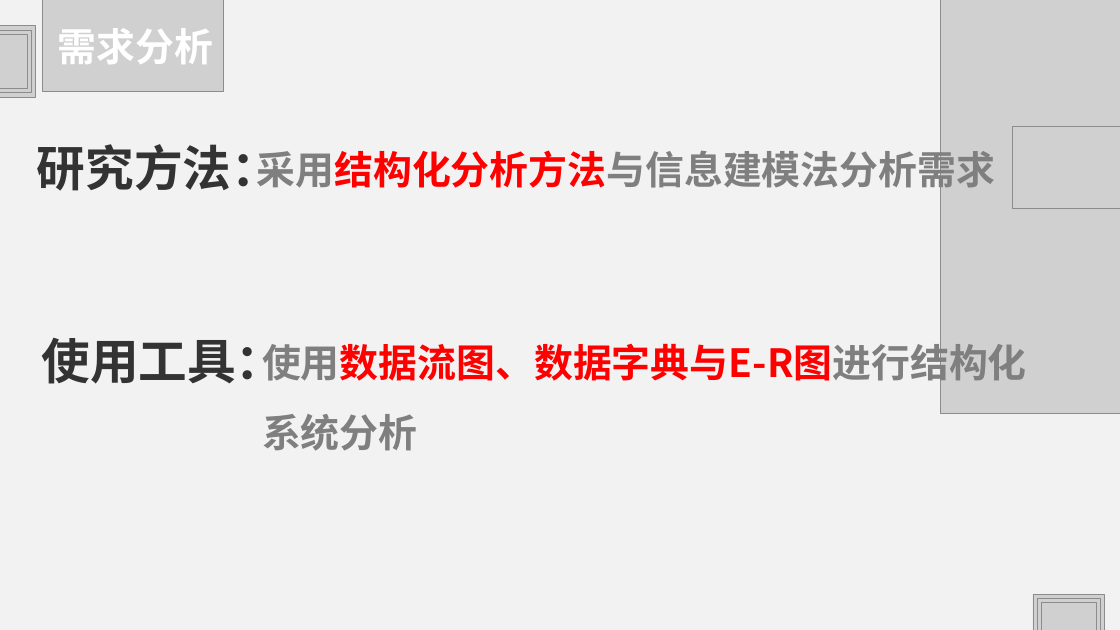
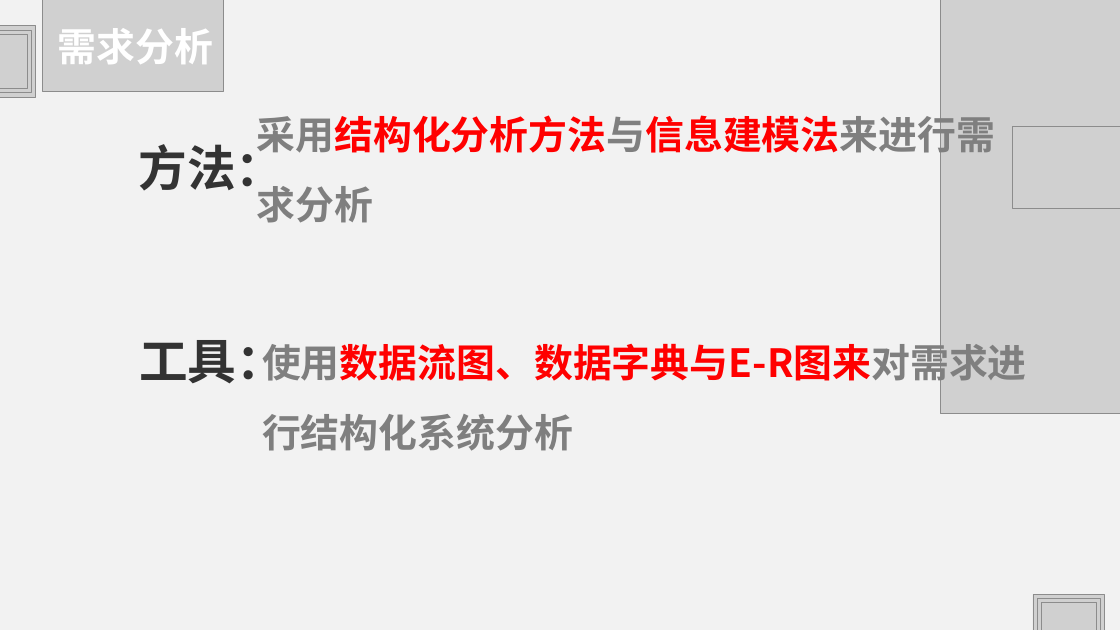
Before and after one commit to HJHGJGHHG/Sentiment-Analysis-System, a slide deck: slide 9 of PPT.pptx. Drawn at 1120x630 pixels with LibreOffice and Linux fonts; fonts in the diff are those of the drawing; grey boxes stand for pictures. Boxes give left, top, right and bottom in pixels: in the first picture for what was removed or moved away, otherwise in the second. Text is boxed around its words. In the diff, an @@ line names an element or a change of style, - is before the commit and + after.

```diff
--- a/PPT.pptx
+++ b/PPT.pptx
@@ text at (256,109,995,223): text changed; text colour #7F7F7F to #FF0000 @@
-采用结构化分析方法与信息建模法分析需求
+采用结构化分析方法与信息建模法来进行需求分析
@@ text at (139,137,285,198): text changed @@
-研究方法：
+方法：
@@ text at (139,340,285,384): text changed @@
-使用工具：
+工具：
@@ text at (262,338,1027,388): text changed @@
-使用数据流图、数据字典与E-R图进行结构化系统分析
+使用数据流图、数据字典与E-R图来对需求进行结构化系统分析
```
Also in this commit, not shown: 12 other slides changed, 1 slide removed.
